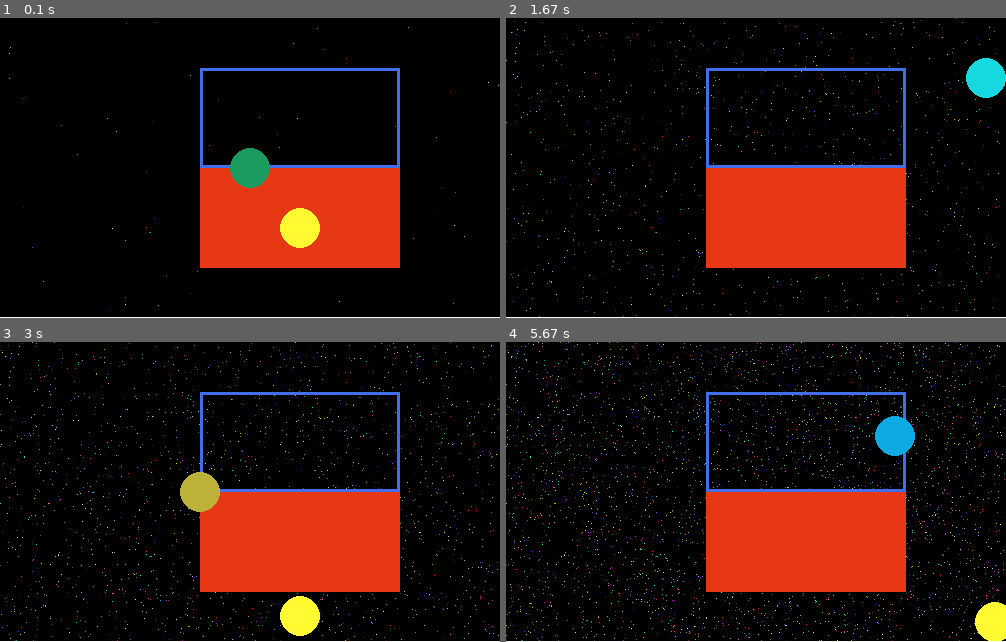
Above: before the commit, frames 1-4 (two rows, left to right).
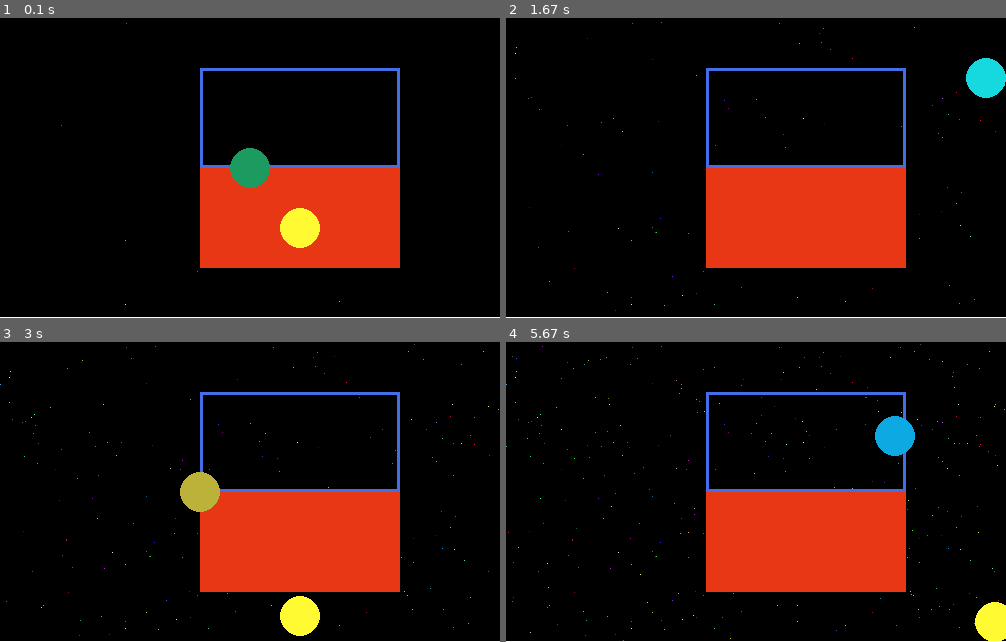
Above: after the commit, the same moments.

Repository: moeg100/randomCode
Game: pygame game, started from pyGameBasic.py
Two runs of this game, one before a commit and one after it. Both use one fixed random seed, a clock stepped at 60 frames per second and the inputs below.
Inputs:
- Up to frame 1 (0.1 s): no input
- Up to frame 2 (1.67 s): hold D 0.33-0.8 s; hold W 0.83-1.13 s; tap Space at 0.9, 1.23, 1.53 s; hold D 1.17-1.63 s
- Up to frame 3 (3 s): hold A 1.67-2.2 s; tap Space at 1.73, 2.03, 2.3, 2.63, 2.93 s; hold S 2.23-2.53 s; hold A 2.57-2.97 s
- Up to frame 4 (5.67 s): hold W 3-3.37 s; tap Space at 3.07, 3.47, 3.77, 4.13, 4.53, 4.83, 5.03, 5.33, 5.53 s; hold D 3.4-4.03 s; hold S 4.07-4.43 s; hold A 4.47-4.93 s; hold D 4.97-5.43 s; hold W from 5.47 s (still down)

The runs differ from the first frame. In frame 1, less than 0.1% of the frame differs, in the area x 1-100%, y 1-98%; in frame 2, 0.5%; in frame 3, 0.9%; in frame 4, 1.7%, in the area x 0-100%, y 0-100%.

Commit message:
Optimize pixel drawing to a single random pixel
Consolidate pixel drawing logic to draw a single random pixel instead of multiple.

Diff:
--- a/pyGameBasic.py
+++ b/pyGameBasic.py
@@ -92,24 +92,27 @@
             running = False
 
     # Draw random pixels
-    for _ in range(10):
-        random_pixel_x = rd.randint(0, SCREEN_WIDTH - 1)
-        random_pixel_y = rd.randint(0, SCREEN_HEIGHT - 1)
+    random_pixel_x = rd.randint(0, SCREEN_WIDTH - 1)
+    random_pixel_y = rd.randint(0, SCREEN_HEIGHT - 1)
 
-        # This draws the pixels color
-        random_color = (
+    # This draws the pixels color
+    random_color = (
             rd.randint(0, 255),
             rd.randint(0, 255),
             rd.randint(0, 255),
         )
 
-        pixel_surface.set_at((random_pixel_x, random_pixel_y), random_color)
+    pixel_surface.set_at((random_pixel_x, random_pixel_y), random_color)
 
     screen.blit(pixel_surface, (0, 0))
 
+
+    # The two rectangles
     pygame.draw.rect(screen, RECT_COLOR, (*RECT_POS, *RECT_SIZE))
     pygame.draw.rect(screen, TARGET_COLOR, target_rect, width=3)
 
+
+    # Circle 1
     pygame.draw.circle(
         screen,
         (random_r, random_g, random_b),
@@ -149,7 +152,7 @@
     	ball_two.x += mth.cos(angle) * distanceToMove
     	ball_two.y += mth.sin(angle) * distanceToMove
 
-
+    # Circle 2
     pygame.draw.circle(
         screen,
         (255, 250, 50),
